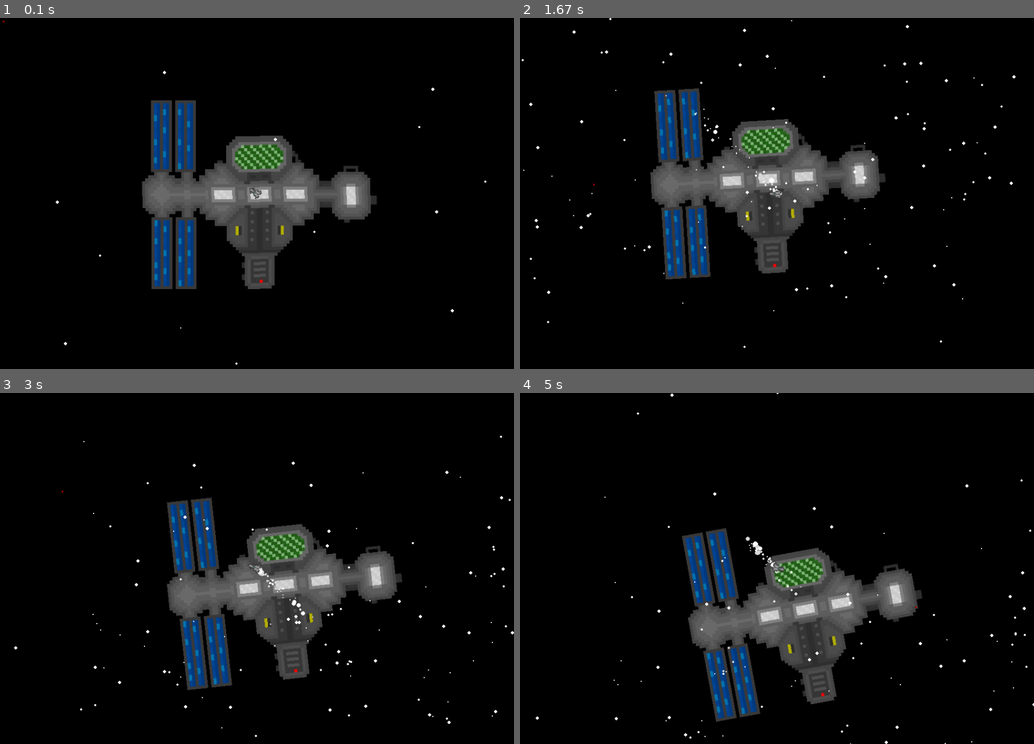
Above: before the commit, frames 1-4 (two rows, left to right).
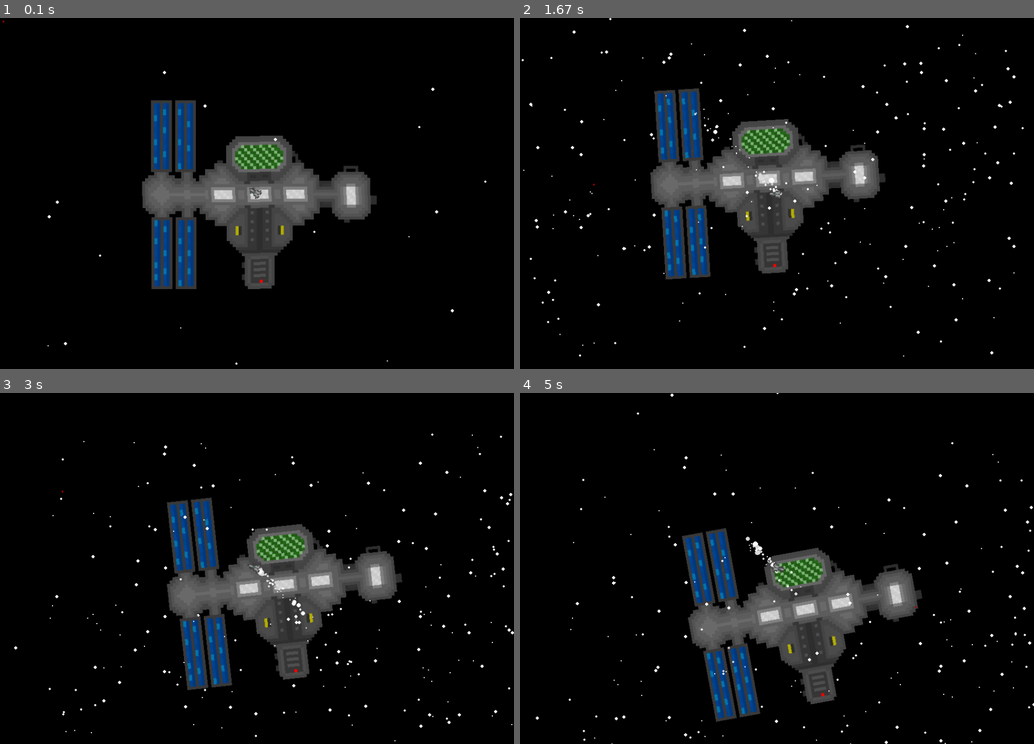
Above: after the commit, the same moments.

Repository: ztdnzunYT/Capstone-Project-2024
Game: pygame game, started from xzplore/xzplore.py
Same seed, same stepped clock (60 frames per second), same inputs: the game is played once before the commit and once after it.
Inputs (mouse positions are in pixels of both pictures, inside the frame that each line leads up to):
- Up to frame 1 (0.1 s): no input
- Up to frame 2 (1.67 s): click (777, 193) at 0.38 s; click (828, 270) at 0.75 s; click (838, 225) at 1.22 s; click (591, 182) at 1.55 s
- Up to frame 3 (3 s): click (241, 508) at 1.92 s; click (174, 452) at 2.25 s; click (61, 491) at 2.75 s
- Up to frame 4 (5 s): click (612, 522) at 3.32 s; click (890, 480) at 3.65 s; click (627, 547) at 4.08 s; click (915, 607) at 4.48 s

The runs differ from the first frame. In frame 1, less than 0.1% of the frame differs, in the area x 9-80%, y 24-98%; in frame 2, 0.3%, in the area x 2-98%, y 4-97%; in frame 3, 0.3%; in frame 4, 0.3%.

Commit message:
Add files via upload

Diff:
--- /dev/null
+++ b/xzplore/glow effect.py
@@ -0,0 +1,84 @@
+import pygame
+import sys
+import math
+import random
+# Initialize Pygame
+pygame.init()
+
+# Set up display
+width, height = 800, 600
+screen = pygame.display.set_mode((width, height))
+pygame.display.set_caption('Glowing Circle Example')
+
+
+class Circle():
+    def __init__(self,position,size,color,circle_radius,transparency) :
+        self.position = position
+        self.surface = pygame.Surface((size,size),pygame.SRCALPHA)
+        self.size = size
+        self.center = (size/2,size/2)
+        self.color = color
+        self.circle_radius = circle_radius
+        self.glow_radius = circle_radius + 4
+        self.transparency = transparency
+        self.time = 0
+        self.light_change = 0
+
+    def blink(self):
+        self.time +=.001
+        self.light_change = 10* math.sin(2*math.pi + 1 *self.time) + 300
+        return self.light_change
+
+    def draw(self):
+        pygame.draw.circle(self.surface,(*self.color,self.transparency),self.center,self.glow_radius)
+        pygame.draw.circle(self.surface,self.color,self.center,self.circle_radius)
+        screen.blit(self.surface,(self.position[0],Circle.blink(self)))
+
+
+
+# Function to create a glowing circle surface
+def create_glowing_circle():
+    # Create a surface with per-pixel alpha
+    size = 50
+    surface = pygame.Surface((size,size), pygame.SRCALPHA)
+    center = (size/2,size/2)
+    alpha = int(20)
+    pygame.draw.circle(surface, (*(255,255,255), alpha), (center), 20 )
+    pygame.draw.circle(surface, (255,255,255), center, 5)
+    return surface
+
+
+# Define colors and parameters
+
+
+particles = []
+# Create glowing circle surface
+glowing_circle = create_glowing_circle()
+x= 0
+# Main loop
+running = True
+while running:
+    for event in pygame.event.get():
+        if event.type == pygame.QUIT:
+            pygame.quit()
+            sys.exit()
+
+
+    # Fill the screen with black
+    screen.fill((0, 0, 0))
+
+    if len(particles) < 50:
+        particles.append(Circle((random.randint(0,width),random.randint(0,height)),random.randint(20,30),(255,255,255),5,50))
+
+    for particle in particles:
+        particle.draw()
+
+    screen.blit(glowing_circle,(x,300))
+
+
+
+
+
+
+    # Update the display
+    pygame.display.flip()
--- a/xzplore/test.py
+++ b/xzplore/test.py
@@ -1,87 +1,100 @@
 import pygame
-import sys
 import math
 import random
+import sys
+
 # Initialize Pygame
 pygame.init()
+clock = pygame.time.Clock()
+# Set up the display
+width, height = 800, 600
+window = pygame.display.set_mode((width, height))
+pygame.display.set_caption("Basic Pygame Window")
 
-# Set up display
-width, height = 800, 600
-screen = pygame.display.set_mode((width, height))
-pygame.display.set_caption('Glowing Circle Example')
+# Set a color
+background_color = (255, 255, 255)  # White
 
-
-class Circle():
-    def __init__(self,position,size,color,circle_radius,transparency) :
-        self.position = position
-        self.surface = pygame.Surface((size,size),pygame.SRCALPHA)
-        self.size = size
-        self.center = (size/2,size/2)
-        self.color = color
-        self.circle_radius = circle_radius
-        self.glow_radius = circle_radius + 4
-        self.transparency = transparency
-        self.time = 0
-        self.light_change = 0
-
-    def blink(self):
-        self.time +=.001
-        self.light_change = 10* math.sin(2*math.pi + 1 *self.time) + 300
-        return self.light_change
-
-    def draw(self):
-        pygame.draw.circle(self.surface,(*self.color,self.transparency),self.center,self.glow_radius)
-        pygame.draw.circle(self.surface,self.color,self.center,self.circle_radius)
-        screen.blit(self.surface,(self.position[0],Circle.blink(self)))
+val1 = 0
+val2 = 0
+val3 = 0
+x = 0
+y = 0
+radius = 50 + math.pi **2
+size  = 15
 
 
 
-# Function to create a glowing circle surface
-def create_glowing_circle():
-    # Create a surface with per-pixel alpha
-    size = 50
-    surface = pygame.Surface((size,size), pygame.SRCALPHA)
-    center = (size/2,size/2)
-    alpha = int(20)
-    pygame.draw.circle(surface, (*(255,255,255), alpha), (center), 20 )
-    pygame.draw.circle(surface, (255,255,255), center, 5)
-    return surface
+class Particle():
+    def __init__(self,x,y,speed,size):
+        self.x = x
+        self.y = y
+        self.positon = (x,y)
+        self.x_max = self.x *-1
+        self.speed = speed
+        self.color1 = (255, 253, 208)
+        self.color2 = (211, 211, 211)
+        self.colors = [self.color1,self.color2]
+        self.color = random.choice(self.colors)
+        self.size = size
+        print()
 
+    def draw(self):
+        pygame.draw.circle(window,self.color,(self.x+300,self.y+300),self.size)
 
-# Define colors and parameters
+    def update(self):
+        self.x += self.speed
+        if self.x > self.x_max:
+            self.x = self.positon[0]
 
+        self.y += z
 
 particles = []
-# Create glowing circle surface
-glowing_circle = create_glowing_circle()
-x= 0
+
 # Main loop
 running = True
 while running:
     for event in pygame.event.get():
         if event.type == pygame.QUIT:
-            pygame.quit()
-            sys.exit()
+            running = False
+
+    window.fill((0,0,0))
+
+
+    val1 +=10
+    val2 +=10
+    val3 +=0.02
+
+    x = radius * math.sin(val1)
+    y = radius * math.cos(val2)
+    up = math.sin(val1)
+
+    z = 10 * math.sin(val3)/1.1
+    print(round(x),round(y))
+    #pygame.draw.circle(window,(255,255,255),(300,300),110,1)
+    #pygame.draw.circle(window,(255,0,0),(x+300,y+300),size)
+    #pygame.draw.circle(window,(0,0,255),(x+300,300),size)
+    pygame.draw.circle(window,(0,255,0),(300,z+300),size)
+
+
+
+    if len(particles) < 12000:
+        if x < 0:
+            particles.append(Particle(x ,y,1,random.uniform(1,1)))
+
+    for part in particles:
+        part.draw()
+        part.update()
 
 
 
 
-
-    # Fill the screen with black
-    screen.fill((0, 0, 0))
-
-    if len(particles) < 15:
-        particles.append(Circle((random.randint(0,width),random.randint(0,height)),random.randint(20,30),(255,255,255),5,50))
-
-    for particle in particles:
-        particle.draw()
-
-    screen.blit(glowing_circle,(x,300))
-
-
-
-
+    # Fill the background
 
 
     # Update the display
     pygame.display.flip()
+    clock.tick(60)
+
+# Quit Pygame
+pygame.quit()
+sys.exit()
--- a/xzplore/xzplore.py
+++ b/xzplore/xzplore.py
@@ -338,7 +338,7 @@
     World_pos.dis_cal(mouse_pos,spaceship.rect.center)
     World_pos.x_offset,World_pos.y_offset = World_pos.direction(15,mouse_pos)
 
-    if len(background_stars) < 5:
+    if len(background_stars) < 150:
         background_stars.append(Star(random.randint(50,SCREEN_WIDTH),random.randint(50,SCREEN_HEIGHT),random.uniform(0,4),random.uniform(1,5)/10,random.uniform(-.002,.002)),)
 
     for star in background_stars:
